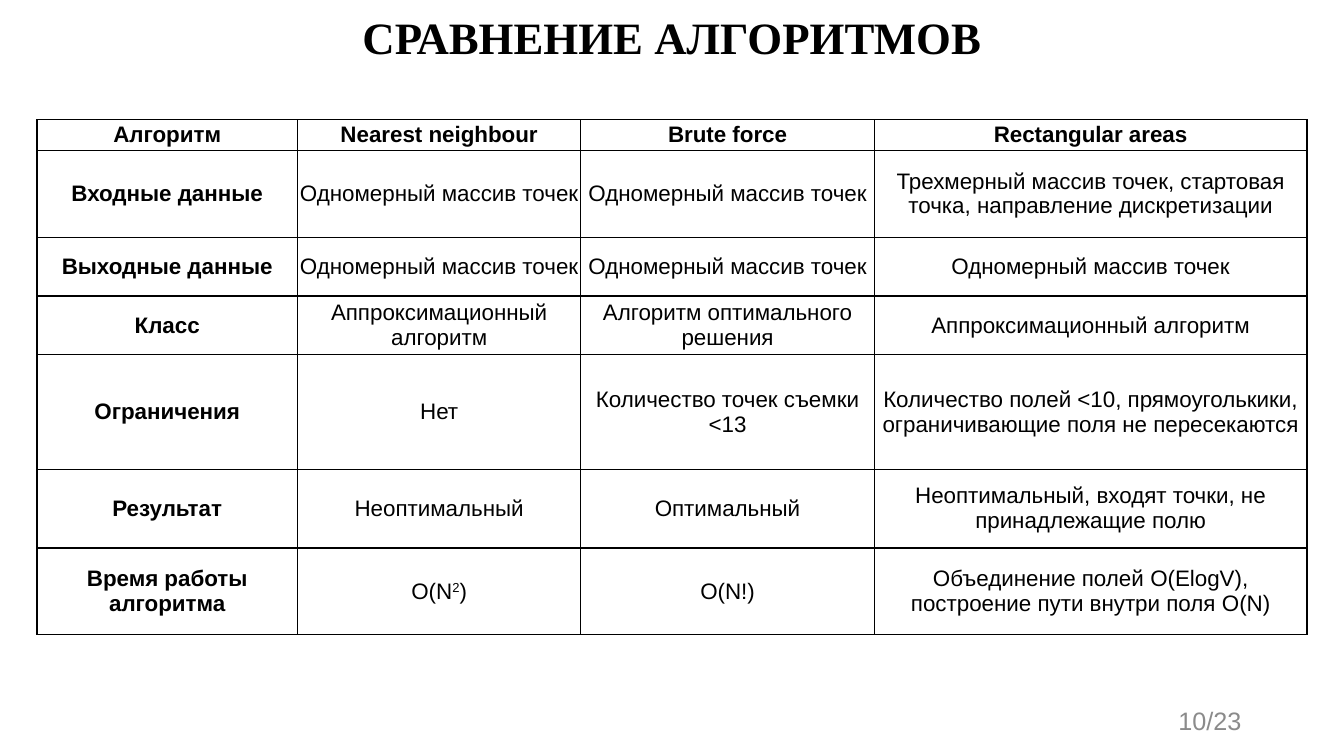
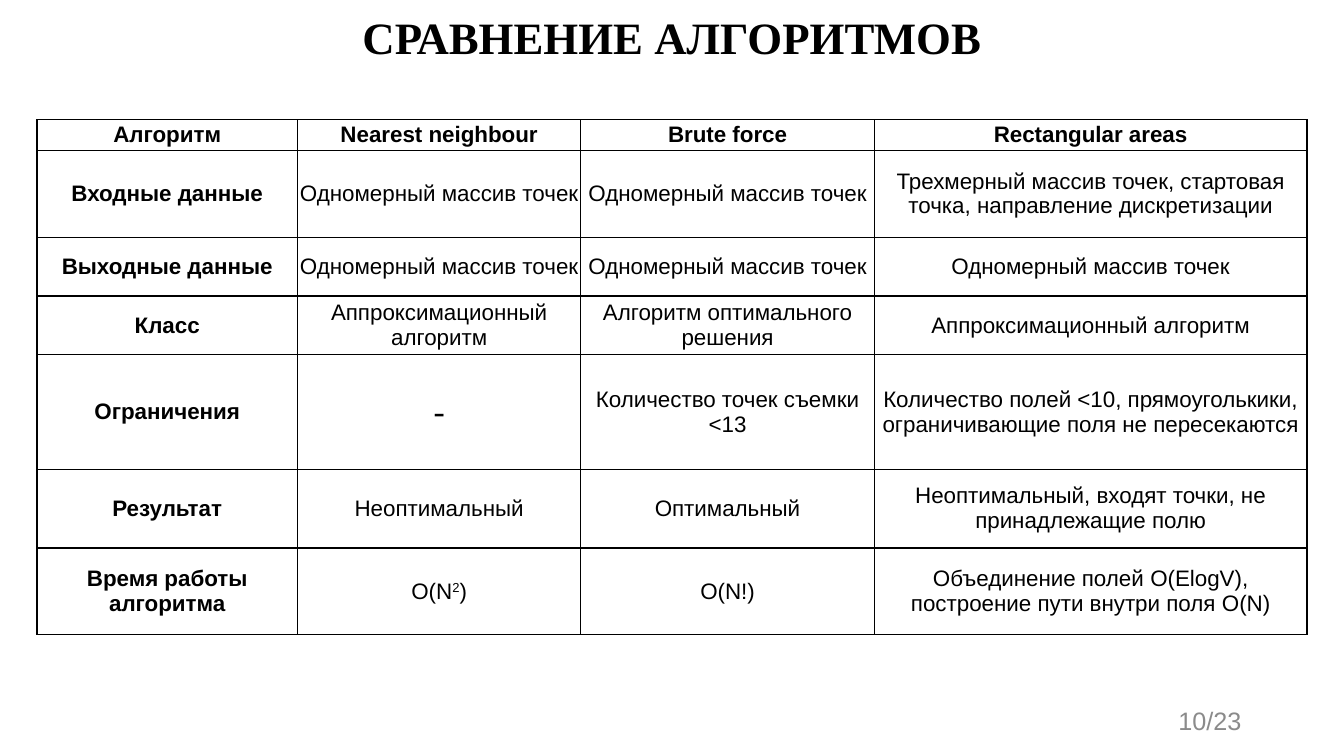
Before and after one commit to evgenkot/uav-route-calculation, a slide deck: slide 10 of doc/GQW/Raschupkin_EV_UAV_Route_Planning.pptx. Drawn at 1344x756 pixels with LibreOffice and Linux fonts; fonts in the diff are those of the drawing. Boxes give left, top, right and bottom in pixels: in the first picture for what was removed or moved away, otherwise in the second. Text is boxed around its words. In the diff, an @@ line names an element or a change of style, - is before the commit and + after.

```diff
--- a/doc/GQW/Raschupkin_EV_UAV_Route_Planning.pptx
+++ b/doc/GQW/Raschupkin_EV_UAV_Route_Planning.pptx
@@ table at (37,120,1308,635) @@
-row 5, column 2: Нет
+row 5, column 2: -
```
Also in this commit, not shown: 15 other slides changed, 3 other files.
